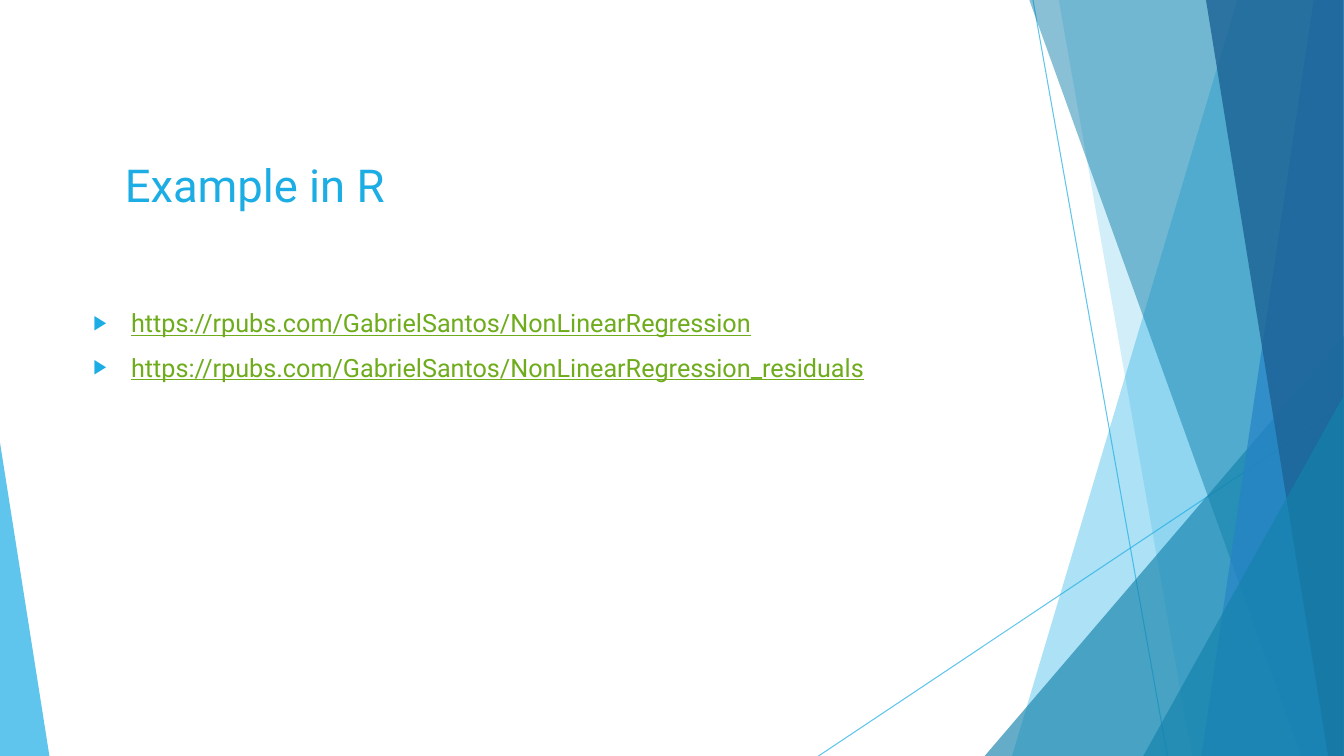
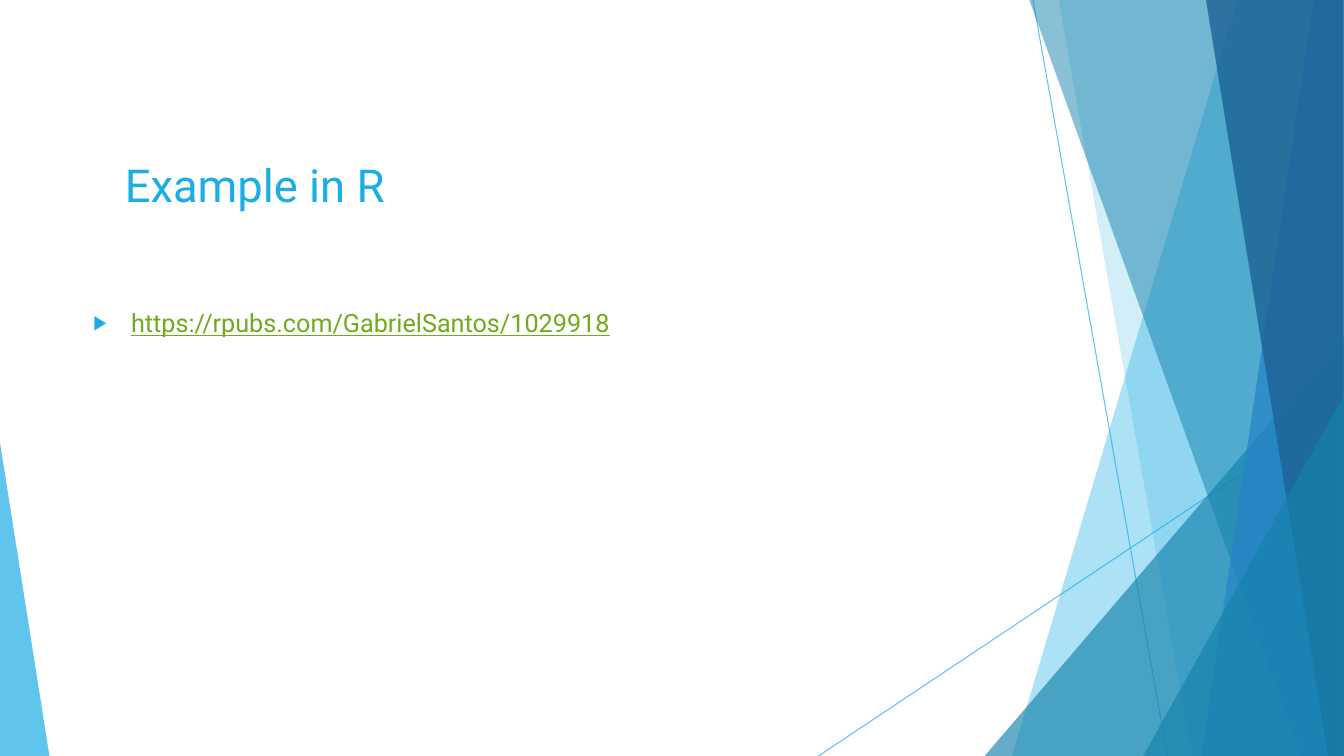
Before and after one commit to GabrielSantos33/Non-linear-regression, a slide deck: slide 6 of Non Linear regression.pptx. Drawn at 1344x756 pixels with LibreOffice and Linux fonts; fonts in the diff are those of the drawing. Boxes give left, top, right and bottom in pixels: in the first picture for what was removed or moved away, otherwise in the second. Text is boxed around its words. In the diff, an @@ line names an element or a change of style, - is before the commit and + after.

```diff
--- a/Non Linear regression.pptx
+++ b/Non Linear regression.pptx
@@ text at (131, 313, 609, 337): text changed @@
-▶ https://rpubs.com/GabrielSantos/NonLinearRegression
-▶ https://rpubs.com/GabrielSantos/NonLinearRegression_residuals
+▶ https://rpubs.com/GabrielSantos/1029918
```
Also in this commit, not shown: 6 other slides changed, 11 slides added, 1 slide removed.
